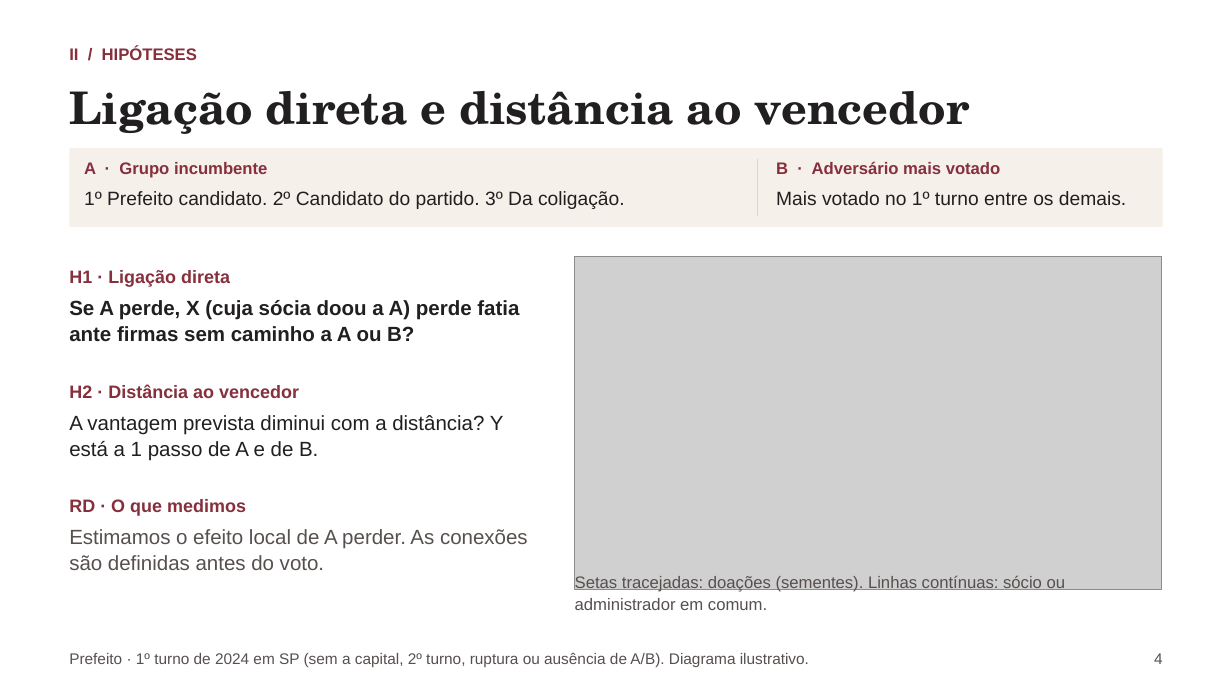
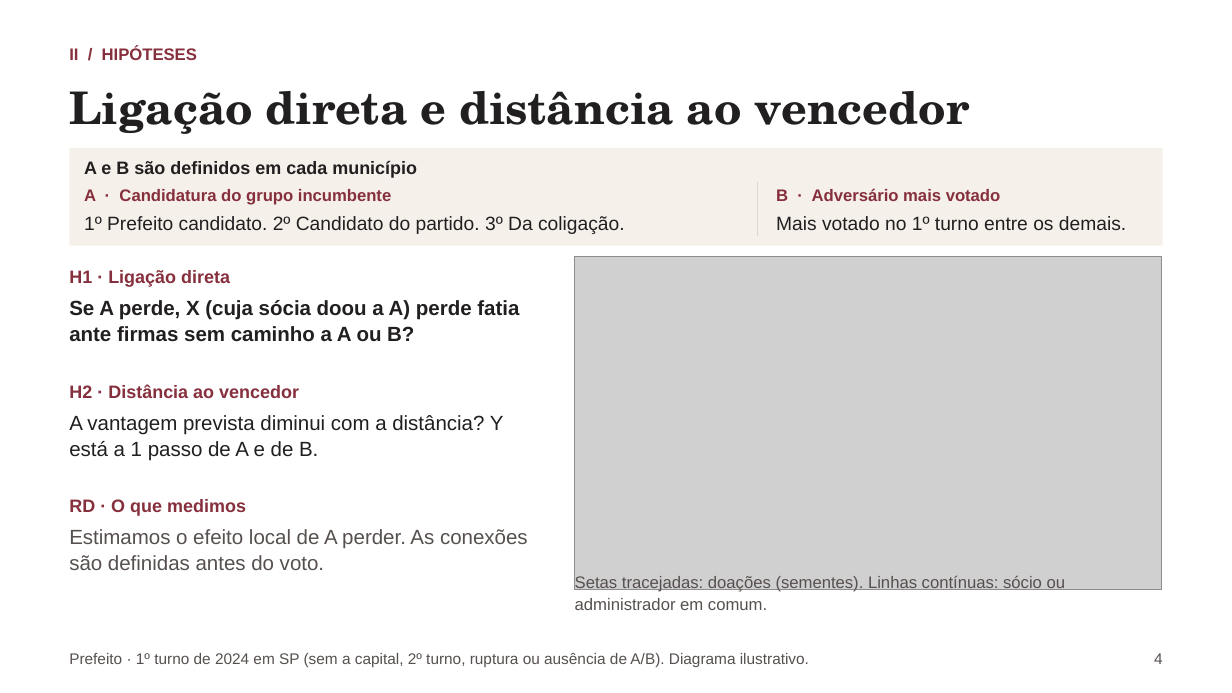
Before and after one commit to rafaelt0/redes-empresariais-alternancia-politica, a slide deck: slide 4 of output/deck.pptx. Drawn at 1232x693 pixels with LibreOffice and Linux fonts; fonts in the diff are those of the drawing; grey boxes stand for pictures. Boxes give left, top, right and bottom in pixels: in the first picture for what was removed or moved away, otherwise in the second. Text is boxed around its words. In the diff, an @@ line names an element or a change of style, - is before the commit and + after.

```diff
--- a/output/deck.pptx
+++ b/output/deck.pptx
@@ rectangle: place and size @@
-rectangle at [69, 148, 1163, 227]
+rectangle at [69, 148, 1163, 246]
@@ text added at [84, 161, 417, 178], 14 pt, text #221F20, bold @@
+A e B são definidos em cada município
@@ text at [84, 189, 391, 205]: text changed @@
-A · Grupo incumbente
+A · Candidatura do grupo incumbente
@@ 3 texts, 1 line: place and size @@
-3 texts, 1 line at [84, 159, 1126, 216]
+3 texts, 1 line at [84, 182, 1126, 236]
```
Also in this commit, not shown: 1 other slide changed, 13 other files.
